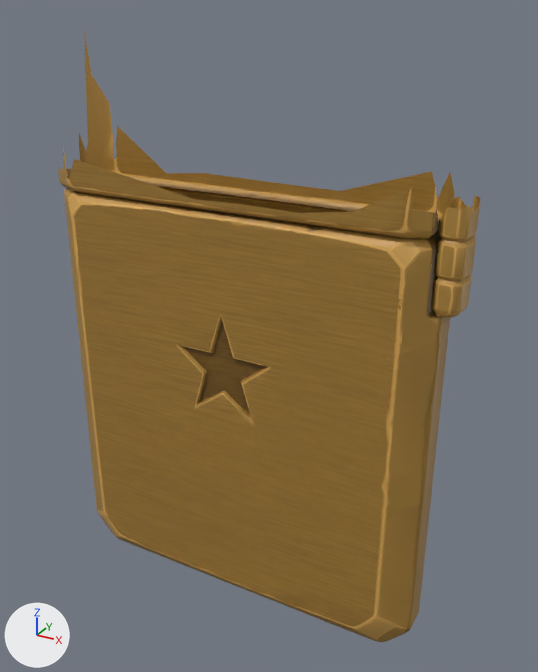
Before and after pictures for a commit that changed the glTF model assets/rigged/guns/zippo_body.glb.
Both versions are drawn from a 50 mm camera at (0.0305, -0.0516, 0.0533) aimed at (0.0014, 0.0013, 0.0269). Every picture has the same lights, and +X, +Y and +Z are marked at lower left. The older version comes first. Vertices at exactly the same position are counted once.

Script lines for the objects in view, before the commit:
```python
mat_material_0 = principled_material('Material_0')
mat_material_0.texture = img_image_0
me_mesh_0 = bpy.data.meshes.new('Mesh_0')
me_mesh_0.from_pydata(...)  # 9147 vertices, 13731 faces; spans x -0.0187..0.0187, y -0.0033..0.0033, z 0.0..0.0516
me_mesh_0.materials.append(mat_material_0)  # picture img_image_0
ob_mesh_0 = bpy.data.objects.new('Mesh_0', me_mesh_0)
ob_mesh_0.location = (0.0, 0.0, 0.0)
```
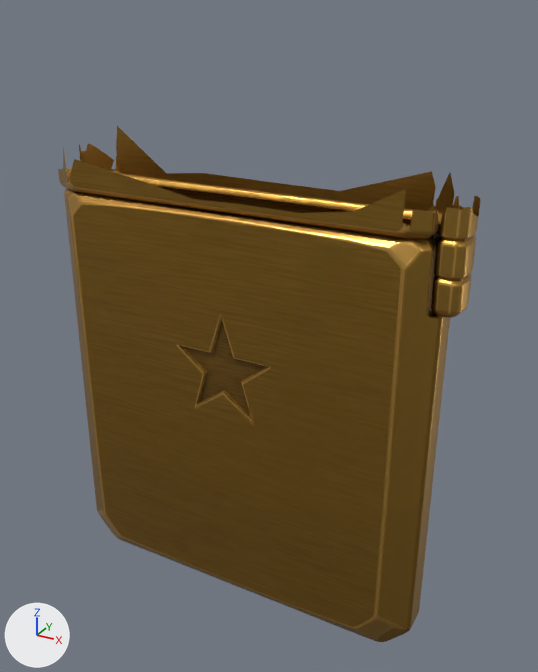
Changed parts and their boxes [x1, y1, x2, y2] in the pictures (538 x 672 px):
'Mesh_0', surface changed, reshaped (darker, 15% shorter)
    before: [58, 32, 480, 642]
    after: [58, 126, 480, 642]
part 1 of me_mesh_0, cut back
    before: [58, 32, 480, 642]
    after: [58, 144, 480, 642]
part 2 of me_mesh_0, reshaped
    before: [177, 312, 289, 420]
    after: [160, 312, 289, 490]

Edits to the bpy script that builds the scene:
```text
Add img_image_1:
    img_image_1 = load_image('Image_1', '_unpacked/Image_1', 2048, 2048, 'Non-Color')
Add img_image_2:
    img_image_2 = load_image('Image_2', '_unpacked/Image_2', 2048, 2048, 'Non-Color')
Change mat_material_0:
    add n3 = _N.new('ShaderNodeSeparateColor'); n3.name = 'Separate Color'
    add n4 = _N.new('ShaderNodeTexImage'); n4.name = 'Image Texture.001'
    add n4.image = img_image_1
    add n5 = _N.new('ShaderNodeNormalMap'); n5.name = 'Normal Map'
    add n5.uv_map = 'UVMap'
    add n6 = _N.new('ShaderNodeTexImage'); n6.name = 'Image Texture.002'
    add n6.image = img_image_2
    where n0 = _N.new('ShaderNodeBsdfPrincipled'); n0.name = 'Principled BSDF'
    add _L.new(n3.outputs[2], n0.inputs[1])  # 'Blue' to 'Metallic'
    add _L.new(n3.outputs[1], n0.inputs[2])  # 'Green' to 'Roughness'
    add _L.new(n4.outputs[0], n3.inputs[0])  # 'Color' to 'Color'
    add _L.new(n5.outputs[0], n0.inputs[5])  # 'Normal' to 'Normal'
    add _L.new(n6.outputs[0], n5.inputs[1])  # 'Color' to 'Color'
Change me_mesh_0:
    used by ob_mesh_0; location = (0.0, 0.0, 0.0)
    remove me_mesh_0.from_pydata(...)  # 9147 vertices, 13731 faces; spans x -0.0187..0.0187, y -0.0033..0.0033, z 0.0..0.0516
    add me_mesh_0.from_pydata(...)  # 42330 vertices, 84552 faces; spans x -0.0186..0.0186, y -0.0032..0.0032, z 0.0..0.0435
    me_mesh_0 part 1: 757 vertices moved within x -0.0186..0.0186, y -0.0032..0.0032, z 0.0..0.041; 1452 vertices removed from x -0.0187..0.0187, y -0.0032..0.0033, z 0.0..0.0516; 21552 vertices added at x -0.0186..0.0186, y -0.0032..0.0032, z 0.0..0.0426
    me_mesh_0 part 2: 471 vertices moved within x -0.0052..0.0038, y -0.0032..0.0032, z 0.0209..0.0299; 110 vertices removed from x -0.0054..0.0036, y -0.0033..0.0032, z 0.0214..0.0298; 13193 vertices added at x -0.0053..0.0041, y -0.0032..0.0032, z 0.0202..0.0302
```
